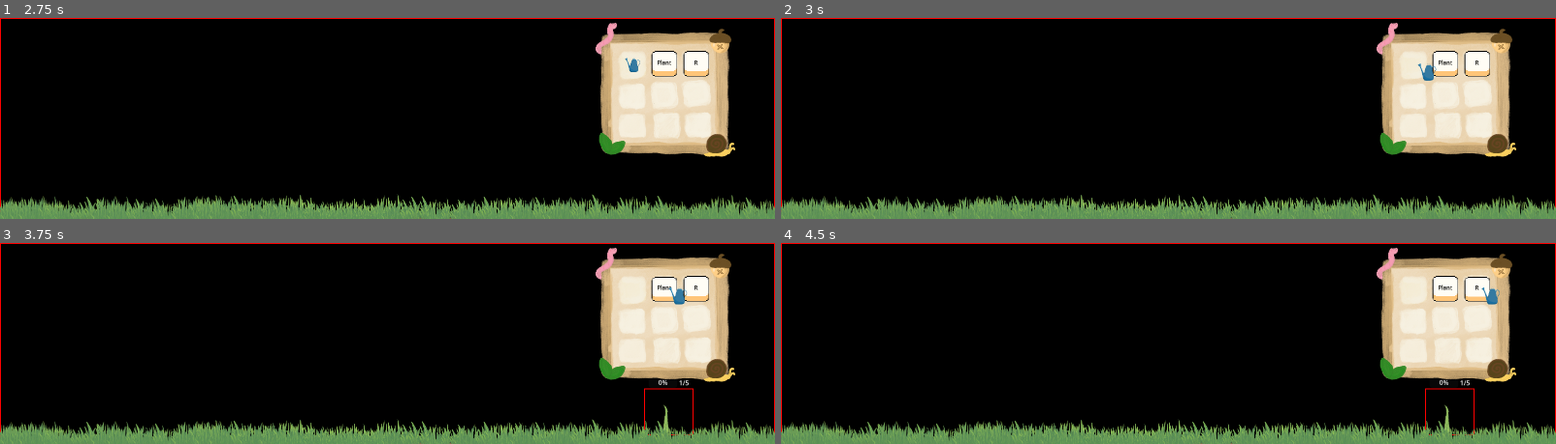
Above: before the commit, frames 1-4 (two rows, left to right).
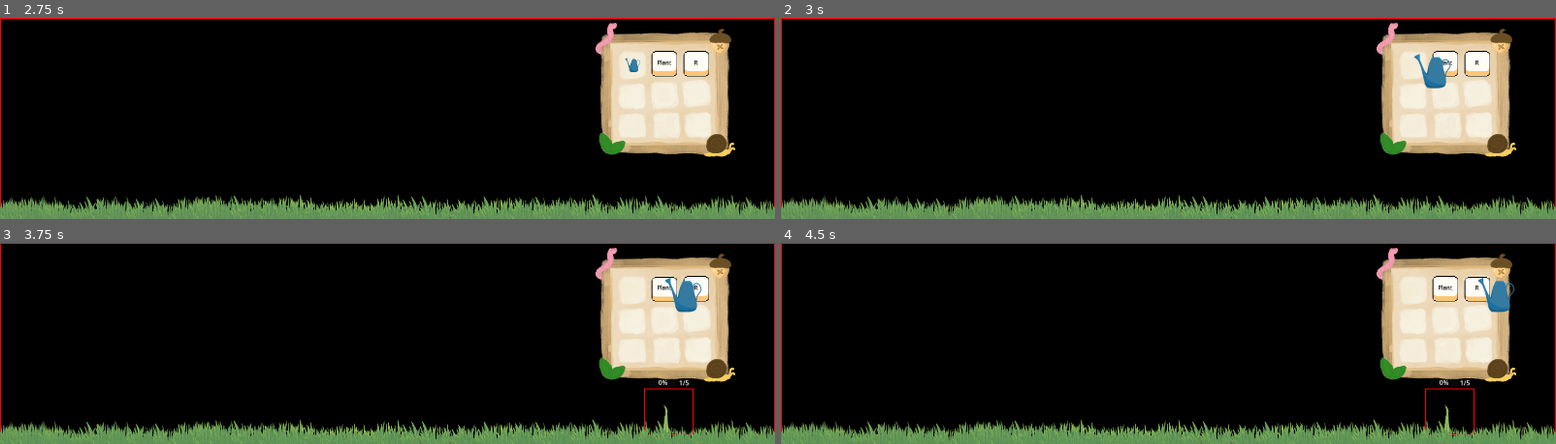
Above: after the commit, the same moments.

Repository: 9er-tom/desktop-forest
Game: Godot game, scene res://main.tscn
Two runs of this game, one before a commit and one after it. Both use one fixed random seed, a clock stepped at 60 frames per second and the inputs below.
Inputs (mouse positions are in pixels of both pictures, inside the frame that each line leads up to):
- Up to frame 1 (2.75 s): click (713, 132) at 0.5 s; click (720, 42) at 1.25 s; click (713, 132) at 2 s
- Up to frame 2 (3 s): click (1416, 64) at 2.75 s
- Up to frame 3 (3.75 s): click "Plant" at 3.5 s
- Up to frame 4 (4.5 s): click "R" at 4.25 s

Frame 1 is identical in both runs. In frame 2, 0.4% of the frame differs, in the area x 81-87%, y 17-36%; in frame 3, 0.4%, in the area x 85-91%, y 17-35%; in frame 4, 0.4%.

Commit message:
water plant with watering progress

Diff:
--- a/main.tscn
+++ b/main.tscn
@@ -183,7 +183,7 @@
 visible = false
 z_index = 1000
 z_as_relative = false
-scale = Vector2(0.3, 0.3)
+scale = Vector2(0.6, 0.6)
 sprite_frames = ExtResource("17_yaehf")
 animation = &"wateringCan"
 script = ExtResource("14_w48qg")
--- a/prefabs/plant.tscn
+++ b/prefabs/plant.tscn
@@ -53,13 +53,14 @@
 mouse_default_cursor_shape = 2
 script = ExtResource("1_bswx0")
 outlineMaterial = SubResource("ShaderMaterial_nb6st")
+growthStageTime = 3.0
 
 [node name="AnimatedSprite2D" type="AnimatedSprite2D" parent="."]
 scale = Vector2(0.1, 0.1)
 sprite_frames = SubResource("SpriteFrames_82xsv")
 speed_scale = 0.0
 
-[node name="Timer" type="Timer" parent="."]
+[node name="GrowTimer" type="Timer" parent="."]
 wait_time = 2.0
 
 [node name="ReferenceRect" type="ReferenceRect" parent="."]
@@ -85,3 +86,18 @@
 [node name="Label" type="Label" parent="ProgressContainer"]
 layout_mode = 2
 text = "5/5"
+
+[node name="WaterProgress" type="ProgressBar" parent="."]
+layout_mode = 1
+anchors_preset = 5
+anchor_left = 0.5
+anchor_right = 0.5
+offset_left = -2.0
+offset_top = -100.0
+offset_right = 2.0
+offset_bottom = -73.0
+grow_horizontal = 2
+max_value = 2.5
+
+[node name="WaterTimer" type="Timer" parent="WaterProgress"]
+wait_time = 2.5
--- a/scripts/plant.gd
+++ b/scripts/plant.gd
@@ -3,17 +3,22 @@
 class_name Plant
 
 @export var outlineMaterial: ShaderMaterial
-@export var growthStageTime := 1.0 # seconds per growth stage
+@export var growthStageTime := 1.0 # seconds per stage
+
+@onready var cursorTool: CursorTool = $"/root/Main/CursorTool"
 @onready var sprite := $AnimatedSprite2D
 
 @onready var growthStages: int = sprite.sprite_frames.get_frame_count(sprite.animation)
+@onready var growTimer: Timer = $GrowTimer
+@onready var waterTimer: Timer = $"WaterProgress/WaterTimer"
 var currentGrowthStage := 1
 var isWatered := false
 
 
 func _process(_delta: float) -> void:
 	if (isWatered):
-		$"ProgressContainer/ProgressBar".value = growthStageTime - $Timer.time_left
+		$"ProgressContainer/ProgressBar".value = growthStageTime - growTimer.time_left
+	$WaterProgress.value = waterTimer.wait_time - waterTimer.time_left
 
 func _ready() -> void:
 	var spriteSize = sprite.sprite_frames.get_frame_texture(sprite.animation, sprite.frame).get_size() * sprite.scale
@@ -24,9 +29,11 @@
 
 	_setup_progress_bar()
 
-	#gui_input
-	$Timer.wait_time = growthStageTime
-	$Timer.timeout.connect(_on_timer_timeout)
+	growTimer.wait_time = growthStageTime
+	$WaterProgress.max_value = waterTimer.wait_time
+
+	growTimer.timeout.connect(_on_timer_timeout)
+	waterTimer.timeout.connect(_on_water_timer_timeout)
 	mouse_entered.connect(_on_mouse_enter)
 	mouse_exited.connect(_on_mouse_exit)
 
@@ -41,16 +48,24 @@
 	isWatered = false
 	$"ProgressContainer/ProgressBar".value = 0.0
 	$"ProgressContainer/Label".text = "{curr}/{max}".format({"curr": currentGrowthStage, "max": growthStages})
-	$Timer.stop()
+	growTimer.stop()
+
+func _gui_input(event: InputEvent) -> void:
+	if event.is_action_released("Interact"):
+		waterTimer.stop()
+	if event.is_action_pressed("Interact"):
+		match cursorTool.currentTool:
+			CursorTool.GardenTools.WATERING_CAN:
+				waterTimer.start()
 
 func _on_mouse_enter() -> void:
 	sprite.material = outlineMaterial
-	waterPlant() # todo remove this
 
 func _on_mouse_exit() -> void:
 	sprite.material = null
 
-func waterPlant() -> void:
+func _on_water_timer_timeout():
+	waterTimer.stop()
 	isWatered = true
 	if currentGrowthStage != growthStages:
-		$Timer.start()
+		growTimer.start()
